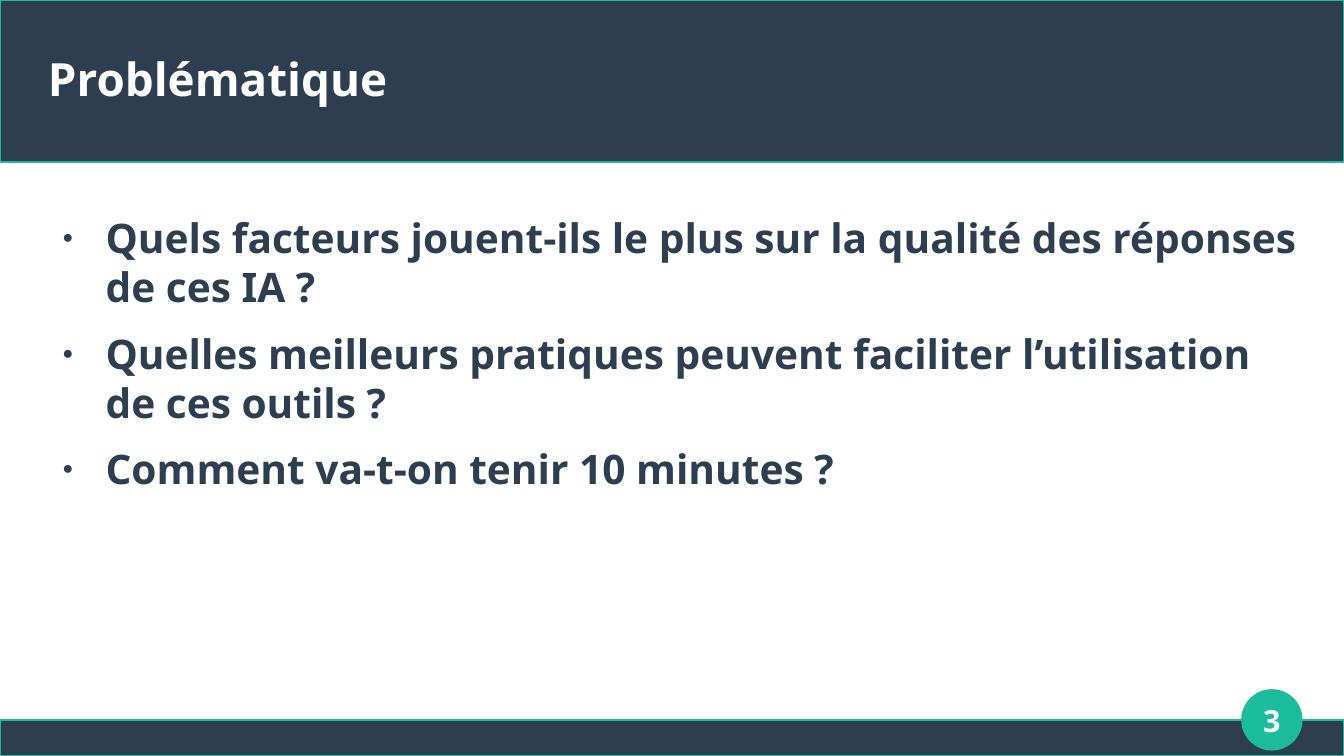
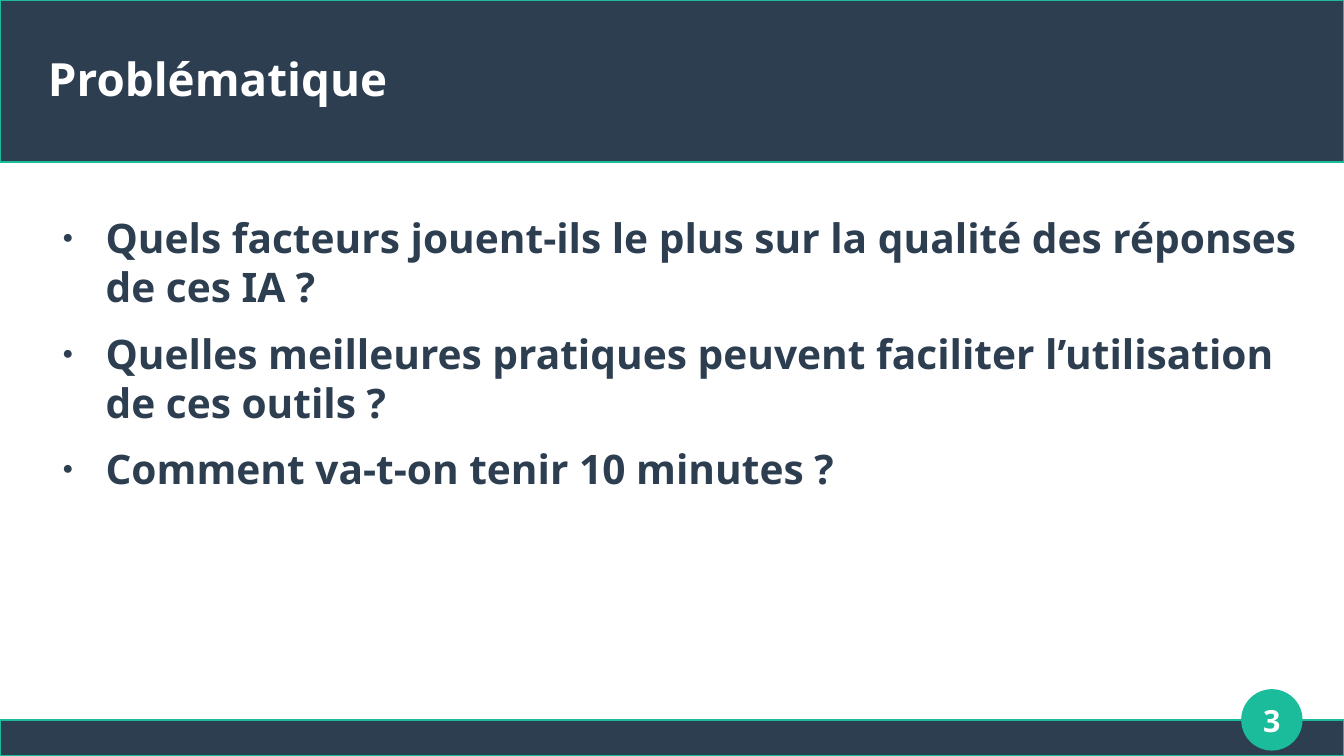
Before and after one commit to Yoh2929/Mini-projet-R5.C.06, a slide deck: slide 3 of slides-mini-projet.odp. Drawn at 1344x756 pixels with LibreOffice and Linux fonts; fonts in the diff are those of the drawing. Boxes give left, top, right and bottom in pixels: in the first picture for what was removed or moved away, otherwise in the second. Text is boxed around its words. In the diff, an @@ line names an element or a change of style, - is before the commit and + after.

```diff
--- a/slides-mini-projet.odp
+++ b/slides-mini-projet.odp
@@ text at (106,338,1273,419): text changed @@
-● Quelles meilleurs pratiques peuvent faciliter l’utilisation de ces outils ?
+● Quelles meilleures pratiques peuvent faciliter l’utilisation de ces outils ?
```
Also in this commit, not shown: 2 other slides changed, 1 other file.
